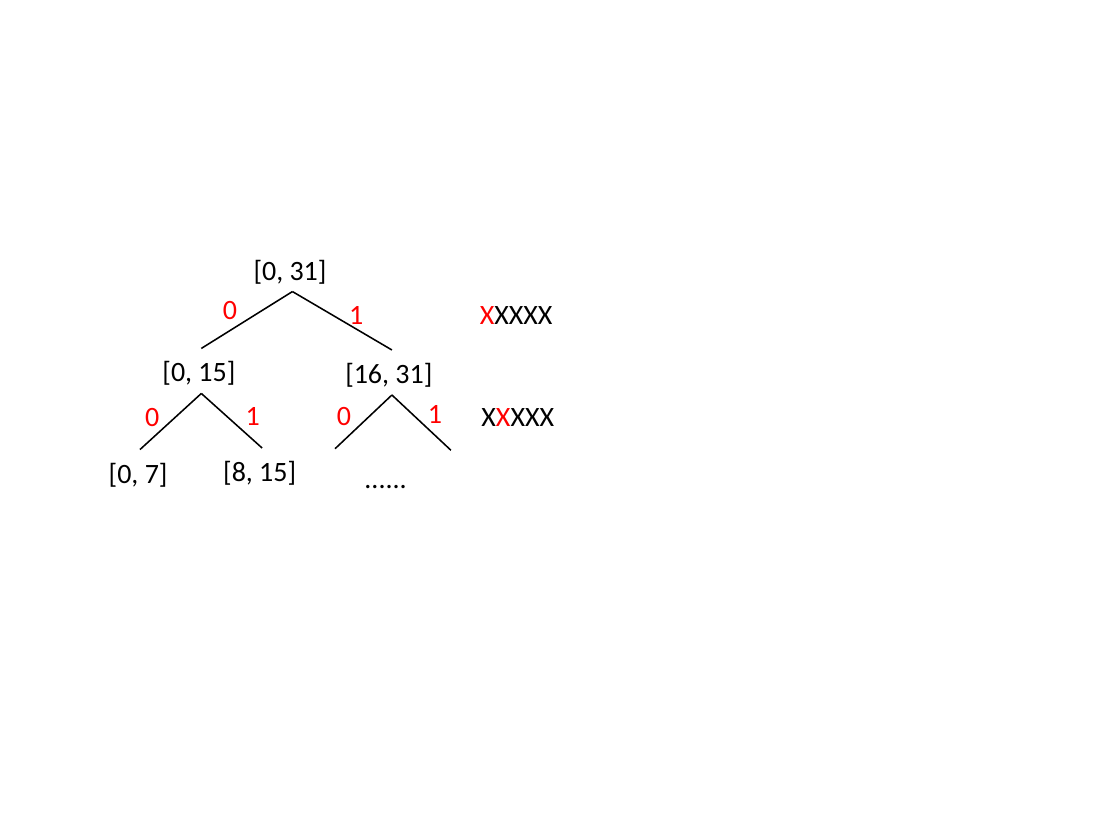
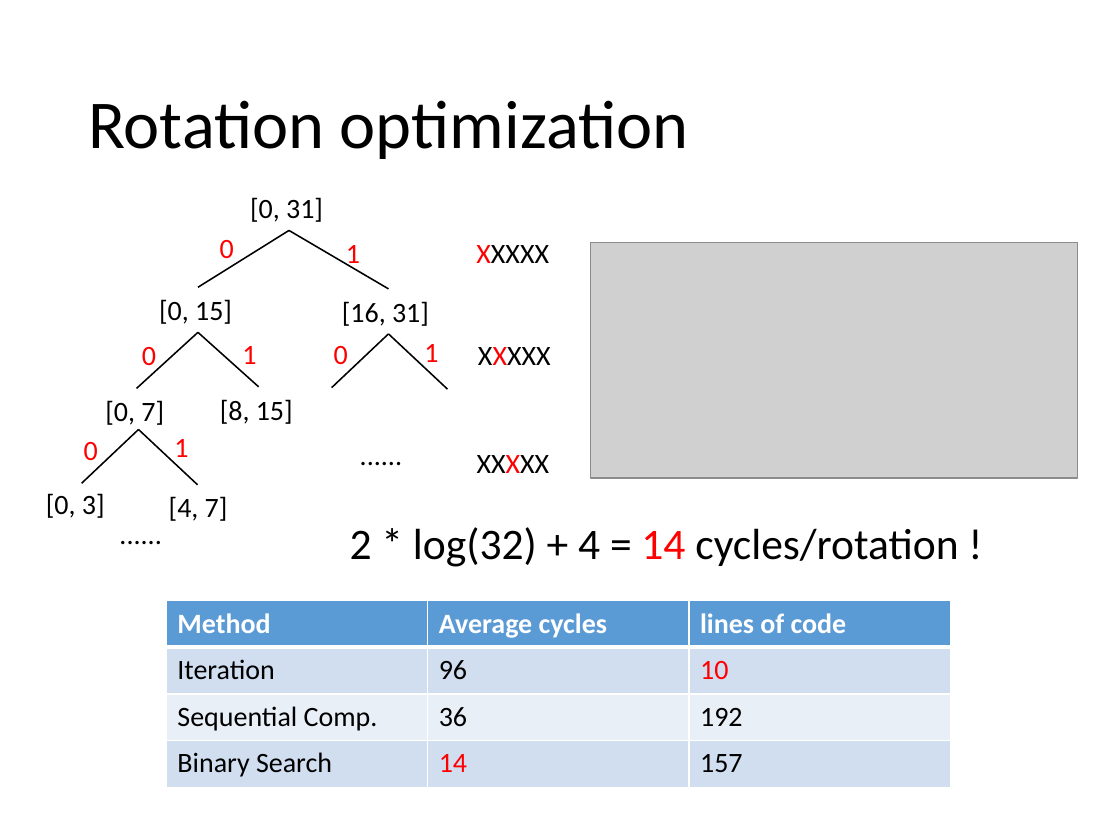
Before and after one commit to Kooscii/ahd_processor_design, a slide deck: slide 5 of reports/submit/part3/pre.pptx (slide 3 before the commit). Drawn at 1120x840 pixels with LibreOffice and Linux fonts; fonts in the diff are those of the drawing; grey boxes stand for pictures. Boxes give left, top, right and bottom in pixels: in the first picture for what was removed or moved away, otherwise in the second. Text is boxed around its words. In the diff, an @@ line names an element or a change of style, - is before the commit and + after.

Commit message:
PPT

```diff
--- a/reports/submit/part3/pre.pptx
+++ b/reports/submit/part3/pre.pptx
@@ title added at (88, 100, 688, 159), 44 pt, text #000000 @@
+Rotation optimization
@@ picture added at (591, 242, 1077, 477) @@
@@ 13 texts, 6 lines: place and size @@
-13 texts, 6 lines at (109, 259, 554, 487)
+13 texts, 6 lines at (105, 197, 551, 425)
@@ text "......": place and size @@
-text "......" at (354, 455, 427, 500)
+text "......" at (348, 431, 421, 476)
@@ group added at (46, 429, 550, 556): 6 texts, 2 lines @@
+......
+1
+0
+[0, 3]
+[4, 7]
+XXXXX
@@ text added at (350, 527, 958, 567), 28 pt, text #000000 @@
+2 * log(32) + 4 = 14 cycles/rotation !
@@ table added at (166, 600, 949, 787), 4 rows, 3 columns @@
+Method | Average cycles | lines of code
+Iteration | 96 | 10
+Sequential Comp. | 36 | 192
+Binary Search | 14 | 157
```
Also in this commit, not shown: 3 other slides changed, 8 slides added, 4 slides removed, 2 other files.
